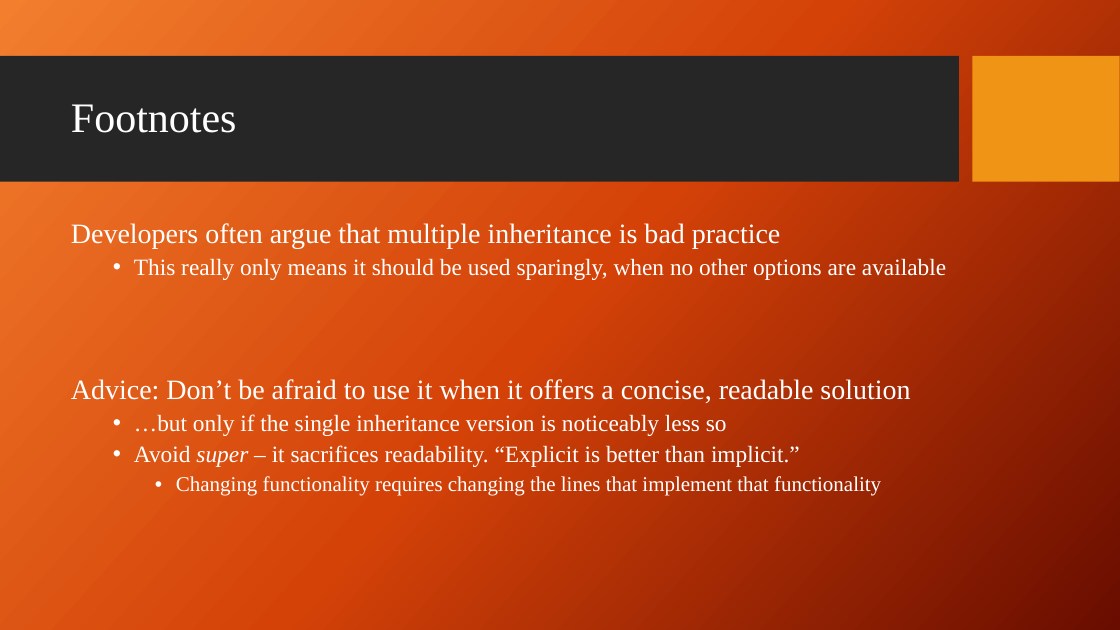
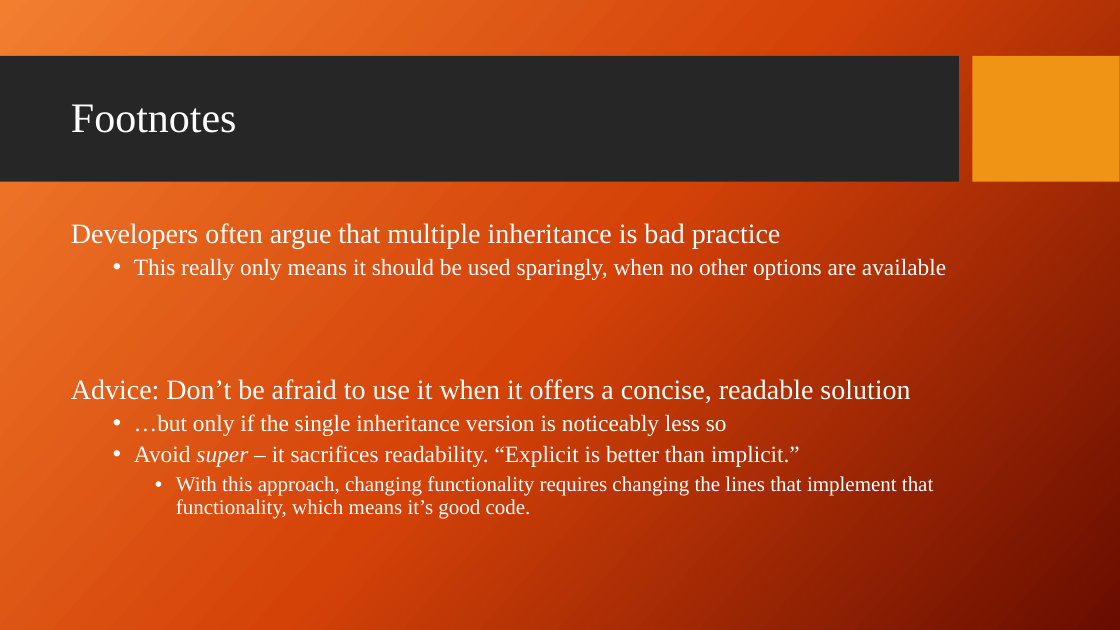
Before and after one commit to giganano/PythonBootcamp, a slide deck: slide 13 of slides/multiple_inheritance.pptx. Drawn at 1120x630 pixels with LibreOffice and Linux fonts; fonts in the diff are those of the drawing; background and template pictures are left out. Boxes give left, top, right and bottom in pixels: in the first picture for what was removed or moved away, otherwise in the second. Text is boxed around its words. In the diff, an @@ line names an element or a change of style, - is before the commit and + after.

```diff
--- a/slides/multiple_inheritance.pptx
+++ b/slides/multiple_inheritance.pptx
@@ text at (176, 476, 933, 519): text changed @@
-    • Changing functionality requires changing the lines that implement that functionality
+    • With this approach, changing functionality requires changing the lines that implement that functionality, which means it’s good code.
```
Also in this commit, not shown: 1 other slide changed, 2 other files.
